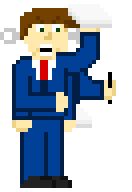
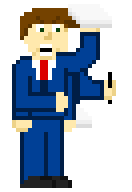
The second (132, 192) image is a revision of the first. Changes to its layers:
painted on "angry2" over [0, 28, 80, 44]
painted on "angry1" over [4, 28, 80, 44]
